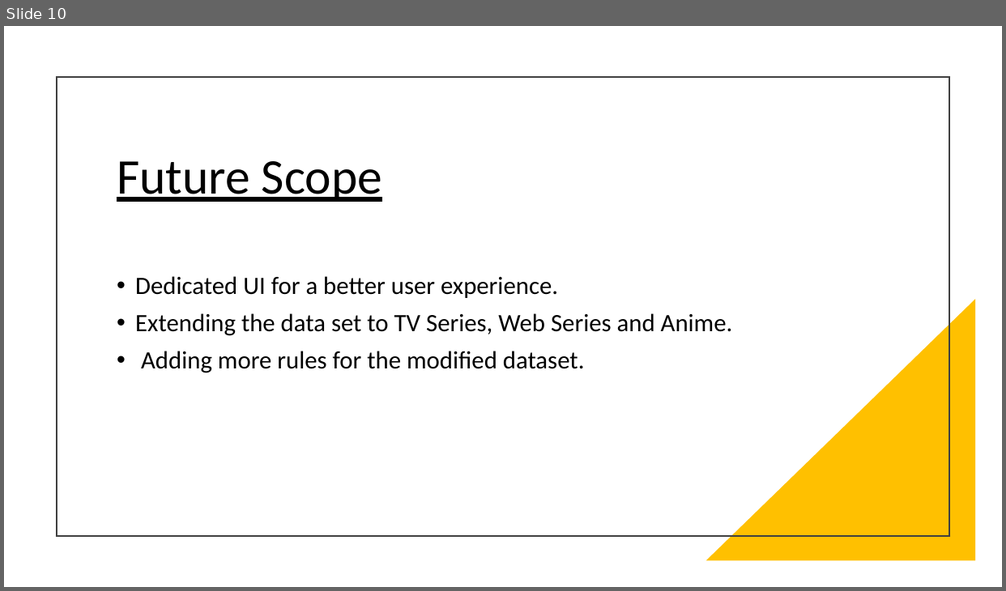
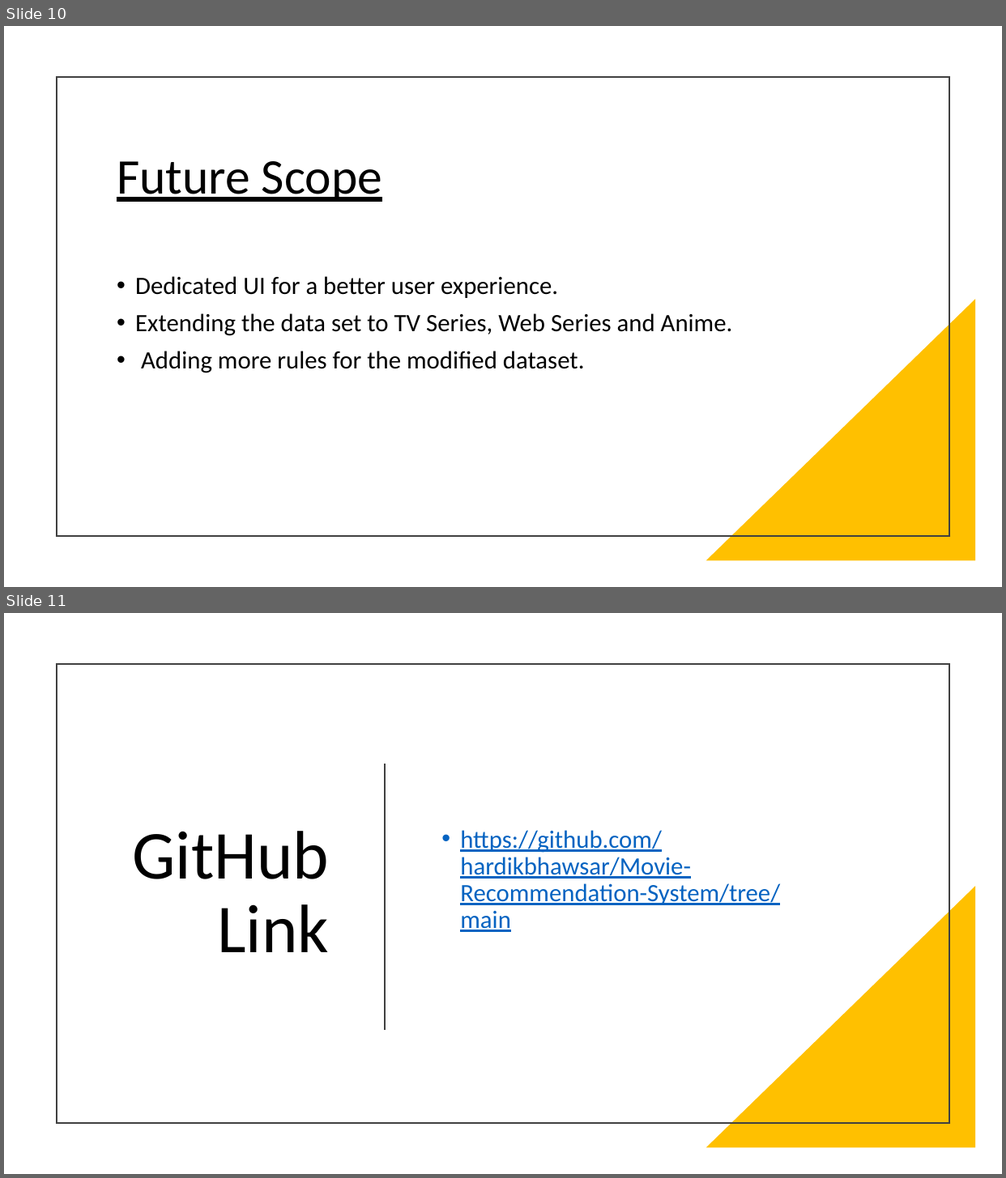
Before and after one commit to hardikbhawsar/Movie-Recommendation-System, a slide deck: Documents/CPSC583_Project_Presentation.pptx. Shown one above the other, each under a label of ours: slide 10 before the commit, slides 10 and 11 after it. The pictures are 1006x591 and 1006x1178 pixels, drawn with LibreOffice and Linux fonts; fonts in the diff are those of the drawing. Boxes give left, top, right and bottom in pixels: in the first picture for what was removed or moved away, otherwise in the second. Text is boxed around its words. In the diff, an @@ line names an element or a change of style, - is before the commit and + after.

Commit message:
Updated PPT

```diff
--- a/Documents/CPSC583_Project_Presentation.pptx
+++ b/Documents/CPSC583_Project_Presentation.pptx
@@ slide 11 added at [4, 613, 1002, 1174], background #FFFFFF @@
@@ rectangle added at [57, 664, 949, 1122], outline #404040 1.5 pt @@
@@ line added from (385, 765) to (385, 1030), #404040 1.5 pt @@
@@ title added at [132, 831, 329, 952], 66 pt, text #000000 @@
+GitHub Link
@@ text added at [460, 830, 780, 932], 24 pt, text #0563C1, underline @@
+• https://github.com/hardikbhawsar/Movie-Recommendation-System/tree/main
@@ right triangle added at [706, 886, 976, 1148], fill #FFC000 @@
```
Also in this commit, not shown: 1 other file.
